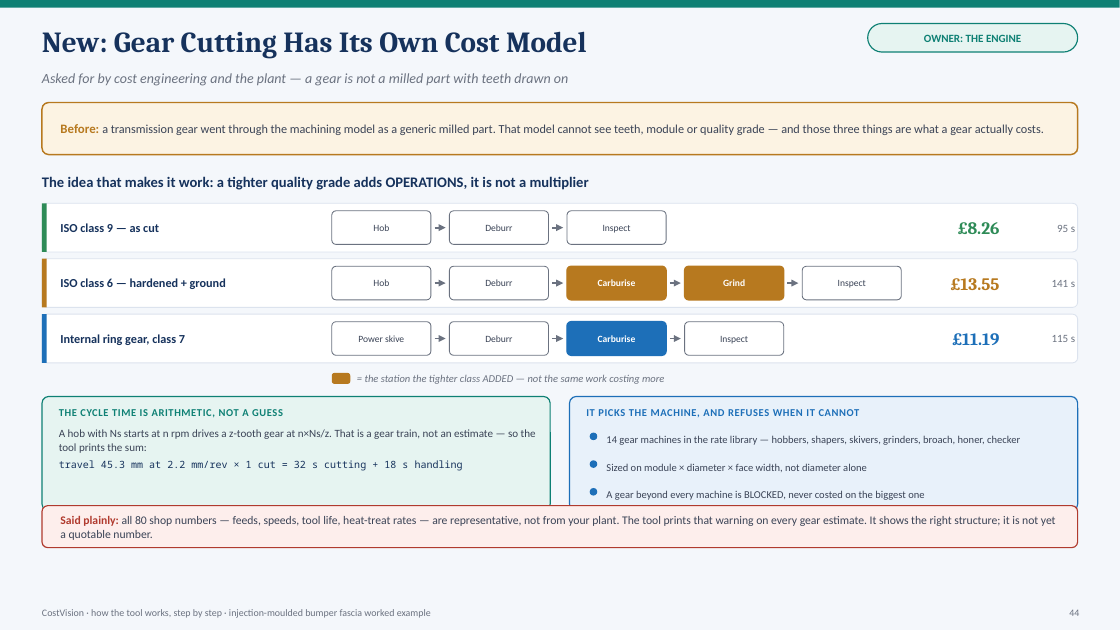
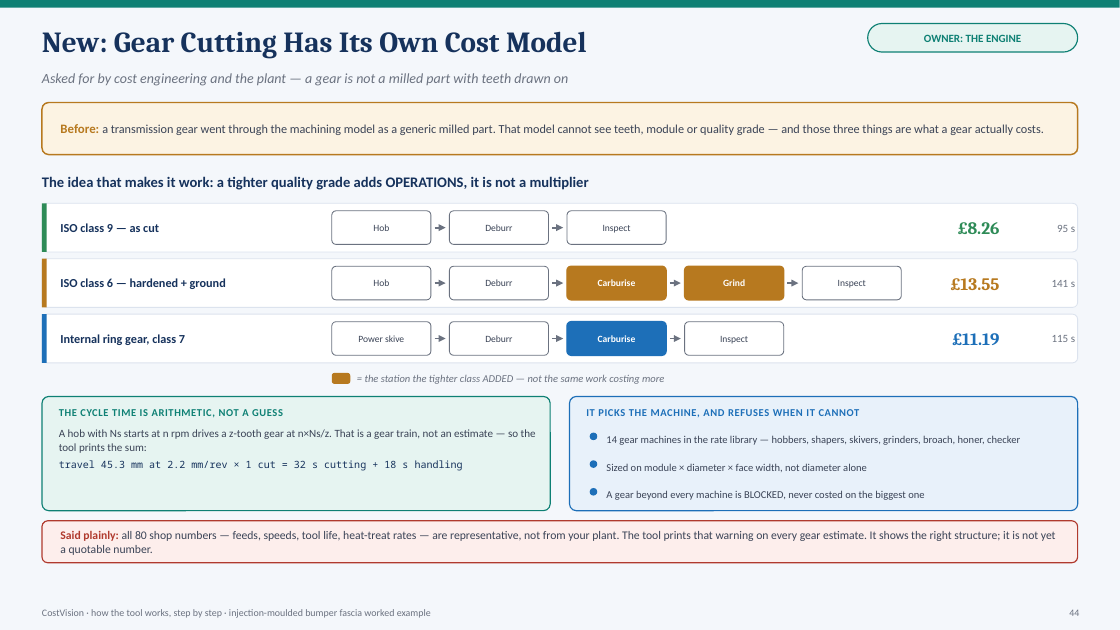
Before and after one commit to bhosaleavinash546/leamington-marathi, a slide deck: slide 44 of CostVision-Workflow-Explained.pptx. Drawn at 1120x630 pixels with LibreOffice and Linux fonts; fonts in the diff are those of the drawing. Boxes give left, top, right and bottom in pixels: in the first picture for what was removed or moved away, otherwise in the second. Text is boxed around its words. In the diff, an @@ line names an element or a change of style, - is before the commit and + after.

```diff
--- a/CostVision-Workflow-Explained.pptx
+++ b/CostVision-Workflow-Explained.pptx
@@ rounded rectangle: place and size @@
-rounded rectangle at box(42, 506, 1078, 548)
+rounded rectangle at box(42, 521, 1078, 563)
@@ text "Said plainly: all 80 shop ...": place and size @@
-text "Said plainly: all 80 shop ..." at box(60, 516, 1056, 540)
+text "Said plainly: all 80 shop ..." at box(60, 531, 1056, 555)
```
Also in this commit, not shown: 7 other files.
